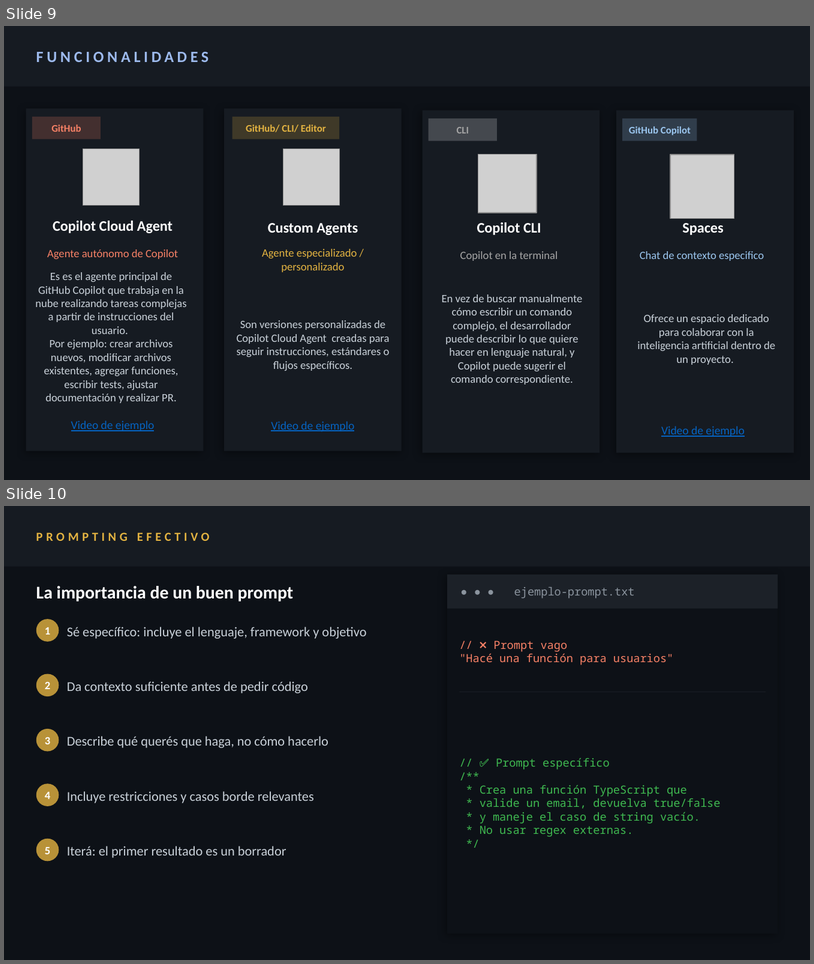
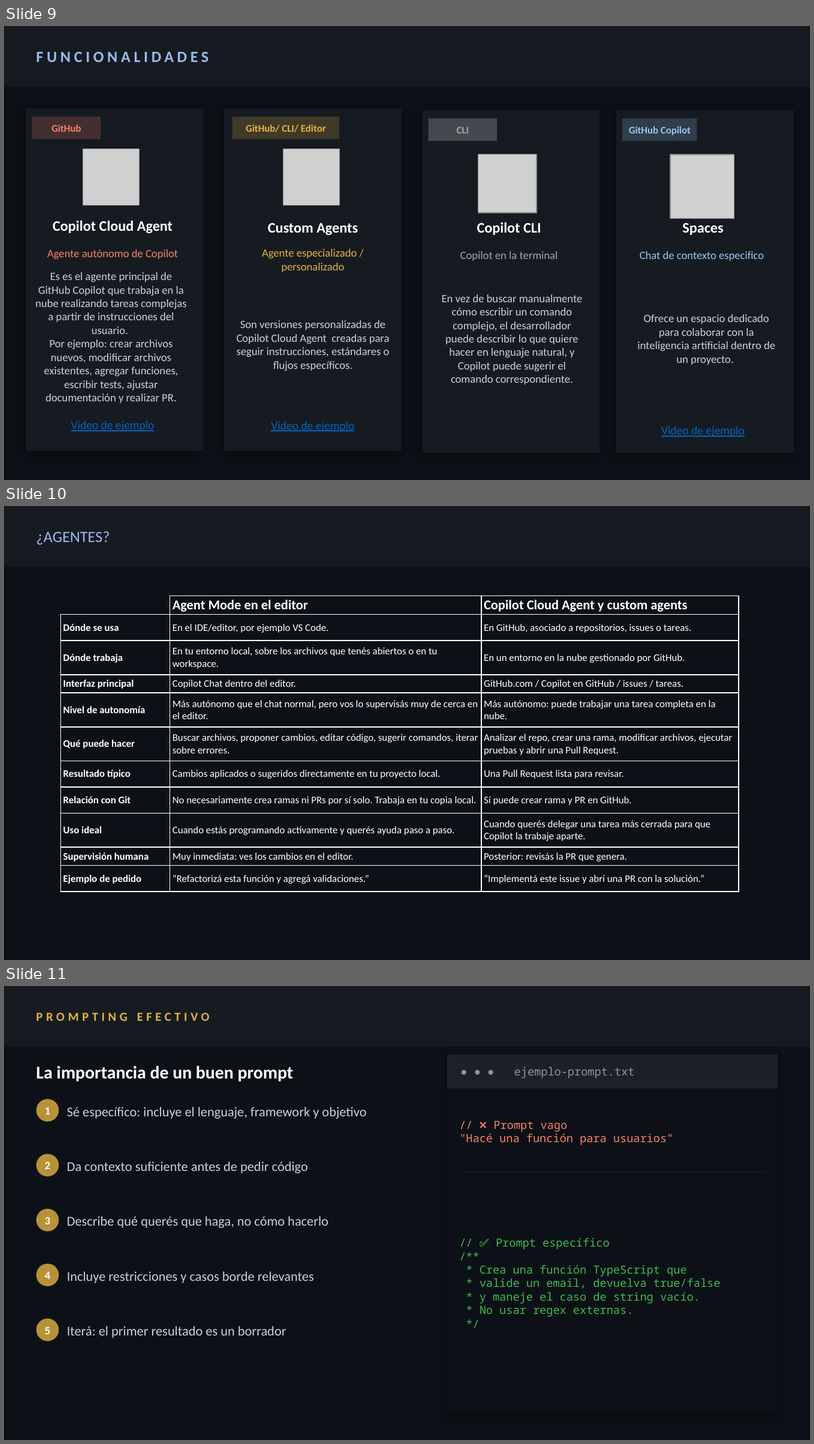
Before and after one commit to luciaviera/investigacion-GtiHubCopilot-FIS, a slide deck: presentacion.pptx. Shown one above the other, each under a label of ours: slides 9 and 10 before the commit, slides 9, 10 and 11 after it. The pictures are 814x964 and 814x1444 pixels, drawn with LibreOffice and Linux fonts; fonts in the diff are those of the drawing; grey boxes stand for pictures. Boxes give left, top, right and bottom in pixels: in the first picture for what was removed or moved away, otherwise in the second. Text is boxed around its words. In the diff, an @@ line names an element or a change of style, - is before the commit and + after.

Commit message:
tabla comparativa agentes

```diff
--- a/presentacion.pptx
+++ b/presentacion.pptx
@@ slide 10 added at (4, 506, 810, 960), background #0D1117 @@
@@ rectangle added at (4, 506, 810, 567), fill #161B22 @@
@@ text added at (36, 531, 110, 545), 14 pt, text #9DBAED @@
+¿AGENTES?
@@ table added at (60, 595, 738, 891), 11 rows, 3 columns @@
+ | Agent Mode en el editor | Copilot Cloud Agent y custom agents
+Dónde se usa | En el IDE/editor, por ejemplo VS Code. | En GitHub, asociado a repositorios, issues o tareas.
+Dónde trabaja | En tu entorno local, sobre los archivos que tenés abiertos o en tu workspace. | En un entorno en la nube gestionado por GitHub.
+Interfaz principal | Copilot Chat dentro del editor. | GitHub.com / Copilot en GitHub / issues / tareas.
+Nivel de autonomía | Más autónomo que el chat normal, pero vos lo supervisás muy de cerca en el editor. | Más autónomo: puede trabajar una tarea completa en la nube.
+Qué puede hacer | Buscar archivos, proponer cambios, editar código, sugerir comandos, iterar sobre errores. | Analizar el repo, crear una rama, modificar archivos, ejecutar pruebas y abrir una Pull Request.
+Resultado típico | Cambios aplicados o sugeridos directamente en tu proyecto local. | Una Pull Request lista para revisar.
+Relación con Git | No necesariamente crea ramas ni PRs por sí solo. Trabaja en tu copia local. | Sí puede crear rama y PR en GitHub.
+Uso ideal | Cuando estás programando activamente y querés ayuda paso a paso. | Cuando querés delegar una tarea más cerrada para que Copilot la trabaje aparte.
+Supervisión humana | Muy inmediata: ves los cambios en el editor. | Posterior: revisás la PR que genera.
+Ejemplo de pedido | “Refactorizá esta función y agregá validaciones.” | “Implementá este issue y abrí una PR con la solución.”
@@ what was slide 10 is now slide 11 @@
```
Also in this commit, not shown: 1 slide changed, 1 other file.
